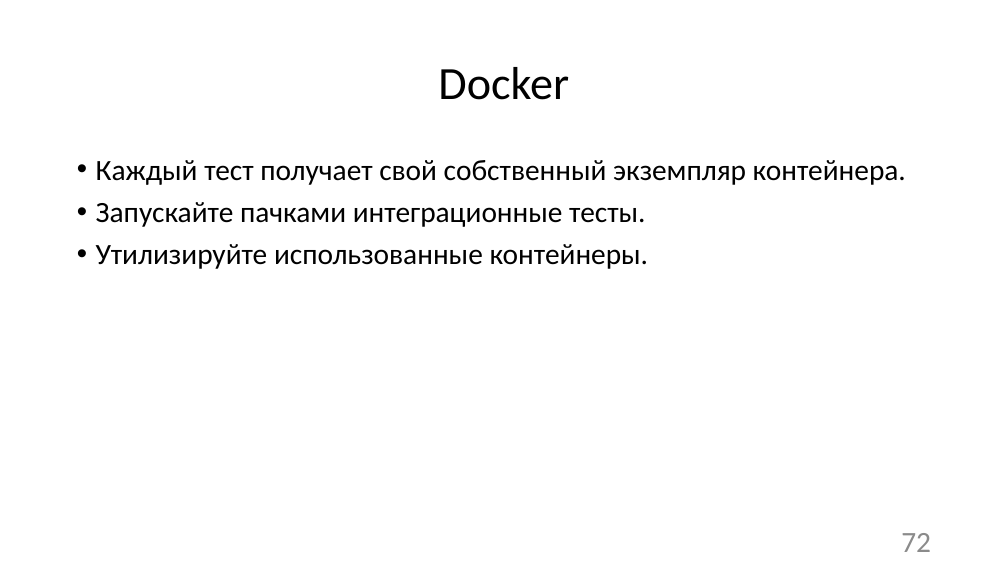
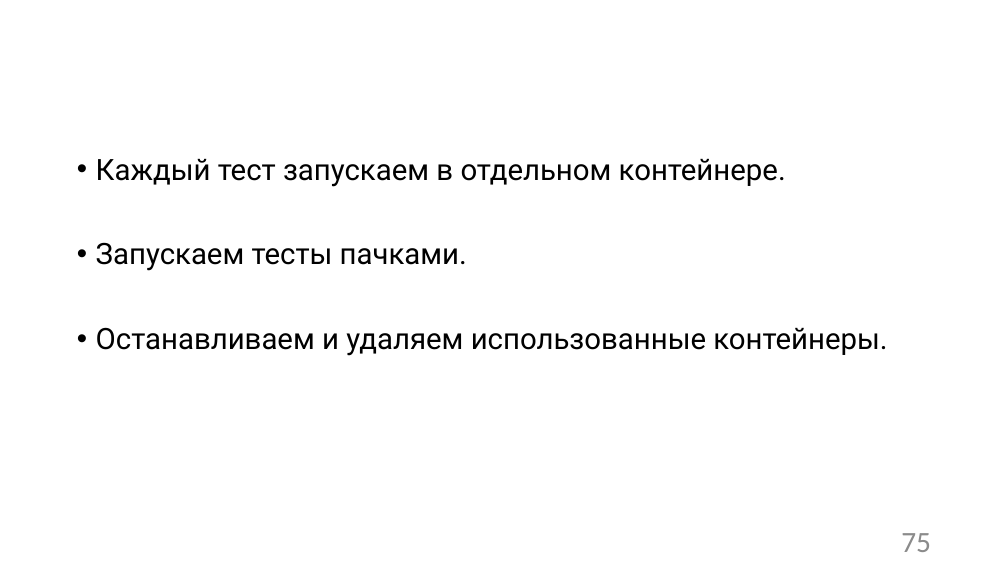
Before and after one commit to Sa1Gur/DbTest.Containers, a slide deck: slide 75 of DbaseTesting.pptx (slide 72 before the commit). Drawn at 1008x567 pixels with LibreOffice and Linux fonts; fonts in the diff are those of the drawing; background and template pictures are left out. Boxes give left, top, right and bottom in pixels: in the first picture for what was removed or moved away, otherwise in the second. Text is boxed around its words. In the diff, an @@ line names an element or a change of style, - is before the commit and + after.

```diff
--- a/DbaseTesting.pptx
+++ b/DbaseTesting.pptx
@@ title "Docker": place and size @@
-title "Docker" at [438,67,569,100]
+title "Docker" at [70,11,939,121]
@@ title "Docker" at [70,11,939,121]: font Calibri to Roboto, text colour #000000 to #FFFFFF; alignment centre to left @@
@@ text at [96,158,887,356]: text changed; font Calibri to Roboto @@
-• Каждый тест получает свой собственный экземпляр контейнера.
-• Запускайте пачками интеграционные тесты.
-• Утилизируйте использованные контейнеры.
+• Каждый тест запускаем в отдельном контейнере.
+• Запускаем тесты пачками.
+• Останавливаем и удаляем использованные контейнеры.
@@ page number at [901,533,931,552]: text changed @@
-72
+75
```
Also in this commit, not shown: 80 other slides changed, 5 slides added, 5 other files.
